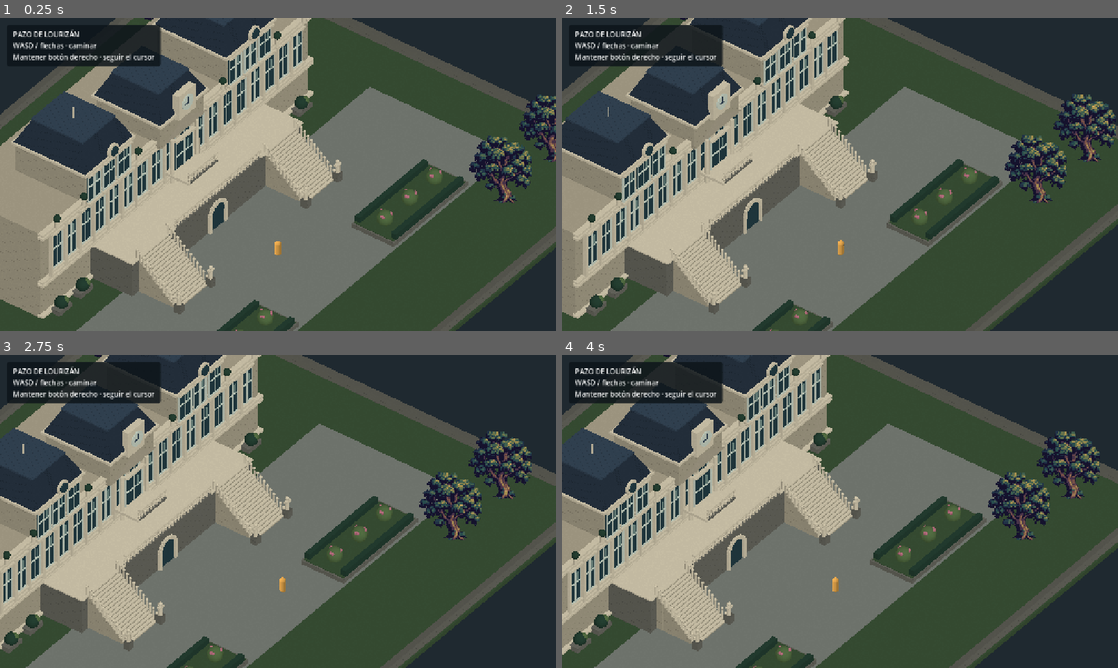
Above: before the commit, frames 1-4 (two rows, left to right).
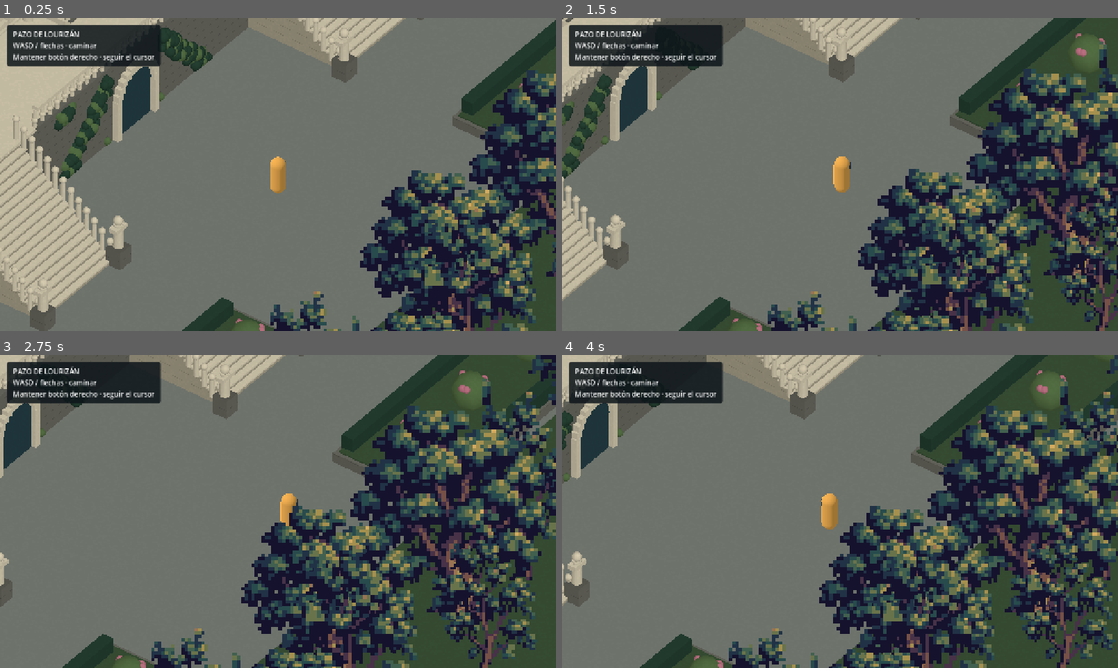
Above: after the commit, the same moments.

Repository: Riquinos-Soft/le-josss-dreamscape
Game: Godot game, scene res://world/locations/lourizan_preview.tscn
Same seed, same stepped clock (60 frames per second), same inputs: the game is played once before the commit and once after it. This scene is started directly instead of the project's main scene.
Inputs (mouse positions are in pixels of both pictures, inside the frame that each line leads up to):
- Up to frame 1 (0.25 s): no input
- Up to frame 2 (1.5 s): tap Enter at 0.5 s; move the mouse to (962, 158) at 0.52 s; hold D (move_right) 0.53-1.25 s; tap E at 0.6 s; click (962, 158) at 0.67 s; drag from (728, 190) to (812, 237) at 1.27 s
- Up to frame 3 (2.75 s): move the mouse to (333, 442) at 2.02 s; hold D (move_right) from 2.03 s (still down); tap P at 2.1 s
- Up to frame 4 (4 s): release D (move_right) at 2.75 s; drag from (812, 574) to (673, 464) at 2.77 s; move the mouse to (1006, 558) at 3.52 s; hold A (move_left) from 3.53 s (still down); tap Q at 3.6 s

The runs differ from the first frame. In frame 1, 70% of the frame differs, in the area x 0-100%, y 0-100%; in frame 2, 72%; in frame 3, 74%; in frame 4, 73%.

Commit message:
fix: stabilize place cameras and enrich Lourizan gardens

Diff:
--- a/game/player/camera_rig.gd
+++ b/game/player/camera_rig.gd
@@ -1,5 +1,7 @@
 extends Node3D
 ## Fixed heading and elevation; only the follow position changes.
+
+const ORTHOGRAPHIC_EYE_DISTANCE := 60.0
 
 @export var target: Node3D
 @export var focus_height := 0.9
@@ -9,6 +11,7 @@
 var clear_fraction: float = 1.0
 var displayed_fraction: float = 1.0
 var base_orthographic_size: float = 0.0
+var clearance_hold := 0.0
 
 
 func _ready() -> void:
@@ -24,6 +27,11 @@
 	clear_fraction = 1.0
 	displayed_fraction = 1.0
 	$Camera.position = camera_offset
+	if $Camera.projection == Camera3D.PROJECTION_ORTHOGONAL:
+		$Camera.position = camera_offset.normalized() * ORTHOGRAPHIC_EYE_DISTANCE
+		$Camera.far = 200.0
+	clearance_hold = 0.0
+	$Camera.look_at(global_position)
 	$Camera.size = base_orthographic_size
 	reset_physics_interpolation()
 
@@ -36,24 +44,32 @@
 	var desired_fraction := clear_fraction if avoid_world_geometry else 1.0
 	var response := 16.0 if desired_fraction < displayed_fraction else 4.0
 	displayed_fraction = lerpf(displayed_fraction, desired_fraction, 1.0 - exp(-response * delta))
-	var head := target.global_position + Vector3.UP * 0.9
-	$Camera.position = (
-		camera_offset * displayed_fraction + (head - global_position) * (1.0 - displayed_fraction)
-	)
-	$Camera.look_at(global_position.lerp(head, 1.0 - displayed_fraction))
+	# In orthographic projection, dollying changes clipping, not apparent scale.
+	# Keep the eye behind the scene and change only size; retain a fixed heading.
 	if $Camera.projection == Camera3D.PROJECTION_ORTHOGONAL:
+		$Camera.position = camera_offset.normalized() * ORTHOGRAPHIC_EYE_DISTANCE
 		$Camera.size = base_orthographic_size * lerpf(0.72, 1.0, displayed_fraction)
+	else:
+		$Camera.position = camera_offset * displayed_fraction
 
 
-func _physics_process(_delta: float) -> void:
+func _physics_process(delta: float) -> void:
 	if not avoid_world_geometry:
 		return
 	var head := target.global_position + Vector3.UP * 0.9
 	var desired_eye := global_position + camera_offset
 	var query := PhysicsRayQueryParameters3D.create(head, desired_eye, 1)
 	var hit := get_world_3d().direct_space_state.intersect_ray(query)
-	clear_fraction = 1.0
+	var next_fraction := 1.0
 	if not hit.is_empty():
-		clear_fraction = clampf(
+		next_fraction = clampf(
 			(head.distance_to(hit.position) - 0.35) / head.distance_to(desired_eye), 0.08, 1.0
 		)
+
+	if next_fraction <= clear_fraction:
+		clear_fraction = next_fraction
+		clearance_hold = 0.18
+	else:
+		clearance_hold = maxf(0.0, clearance_hold - delta)
+		if clearance_hold == 0.0:
+			clear_fraction = next_fraction
--- a/game/tests/test_camera_clearance.gd
+++ b/game/tests/test_camera_clearance.gd
@@ -31,14 +31,24 @@
 	await frames(35)
 	check(rig.clear_fraction < 0.8, "wall blocks the desired camera path")
 	check(camera.size < 13.0, "orthographic camera moves visibly closer")
-	check(camera.position.length() < rig.camera_offset.length(), "camera clears wall")
+	check(camera.position.length() > 50.0, "orthographic near plane stays behind the scene")
+	var stable_rotation := camera.global_basis
+	var stable_eye := camera.position
+	wall.position = scene.get_node("Player").position + Vector3(0.7, 1.8, 1.0)
+	await frames(40)
+	check(camera.position.is_equal_approx(stable_eye), "close wall cannot cut through the viewport")
+	check(camera.global_basis.is_equal_approx(stable_rotation), "close wall preserves heading")
+	check(camera.size >= 13.5 * 0.72, "zoom has a bounded minimum")
+	var blocked_fraction: float = rig.clear_fraction
 	wall.queue_free()
+	await frames(5)
+	check(rig.clear_fraction == blocked_fraction, "brief corner gaps do not pulse the zoom")
 	await frames(90)
 	check(rig.clear_fraction == 1.0, "camera ray clears after wall removal")
 	check(camera.size > 13.4, "camera eases back to original framing")
 	rig.snap_to_target()
 	check(camera.size == 13.5, "travel or respawn resets camera framing")
-	print("Camera clearance: 6 checks, %d failures" % failures)
+	print("Camera clearance: 10 checks, %d failures" % failures)
 	quit(0 if failures == 0 else 1)
 
 
--- a/game/tests/test_location_travel.gd
+++ b/game/tests/test_location_travel.gd
@@ -81,6 +81,14 @@
 		if cycle == 0:
 			await capture("lourizan-pixel-pass")
 		check(session.current_id == &"lourizan", "Lourizán active")
+		check(
+			session.get_node("Street/CameraRig").base_orthographic_size == 13.5,
+			"Pazo uses the same maximum zoom as the street"
+		)
+		check(
+			session.get_node("Street/CameraRig").focus_height == 0.9,
+			"travel keeps camera focused on the player"
+		)
 		check(player.get_instance_id() == original_player, "player identity retained")
 		check(player.is_on_floor(), "Lourizán arrival grounded")
 		check(not session.get_node("Street/Walkway").visible, "street world hidden")
--- a/game/tests/test_lourizan_exterior.gd
+++ b/game/tests/test_lourizan_exterior.gd
@@ -13,7 +13,7 @@
 	check(scene.has_node("Architecture"), "authored palace replaces the scan")
 	check(not scene.has_node("CapturedExterior"), "raw scan is not rendered or collided")
 	check(
-		scene.get_node("Architecture").get_child_count() < 45,
+		scene.get_node("Architecture").get_child_count() < 80,
 		"architecture batches keep node count bounded"
 	)
 	await capture("lourizan-start")
--- a/game/world/dreamscape.gd
+++ b/game/world/dreamscape.gd
@@ -195,11 +195,9 @@
 	player.prevent_ledge_fall = destination != &"street"
 	player.step_height = 0.25 if destination != &"street" else 0.0
 	player.reset_physics_interpolation()
-	camera_rig.base_orthographic_size = 32.0 if destination == &"lourizan" else 13.5
-	camera_rig.focus_height = 10.5 if destination == &"lourizan" else 0.9
-	street.get_node("PixelPass/Screen").material.set_shader_parameter(
-		"world_pixel_height", 360.0 if destination == &"lourizan" else 180.0
-	)
+	camera_rig.base_orthographic_size = 13.5
+	camera_rig.focus_height = 0.9
+	street.get_node("PixelPass/Screen").material.set_shader_parameter("world_pixel_height", 180.0)
 	camera_rig.avoid_world_geometry = true
 	camera_rig.snap_to_target()
 	watch_exit(street if destination == &"street" else incoming)
--- a/game/world/lourizan_exterior.gd
+++ b/game/world/lourizan_exterior.gd
@@ -44,9 +44,9 @@
 			get_node(marker).position *= place_scale
 	if has_node("Player"):
 		$Player.spawn_transform = $Player.transform
-		$CameraRig.base_orthographic_size = 32.0
+		$CameraRig.base_orthographic_size = 13.5
 		$CameraRig/Camera.projection = Camera3D.PROJECTION_ORTHOGONAL
-		$CameraRig.focus_height = 10.5
+		$CameraRig.focus_height = 0.9
 		$CameraRig.snap_to_target()
 
 
@@ -279,9 +279,25 @@
 					0.15,
 					bloom
 				)
-	for z in [-24.0, -17.0, 17.0, 24.0]:
-		for x in [19.0, -15.5]:
-			add_tree(Vector3(x, 0, z), 0 if z < 0 else 1)
+	# Layer mature woodland around the forecourt, leaving stair and travel routes open.
+	for i in 18:
+		var z := -26.0 + i * 3.0
+		add_tree(Vector3(20.5 + sin(i * 2.3) * 2.2, 0, z), i % 2, 1.0 + (i % 3) * 0.16)
+	for i in 10:
+		add_tree(Vector3(-17.5, 0, -25.0 + i * 5.3), i % 2, 1.35)
+	for z in [-25.0, 25.0]:
+		for x in [-9.0, -2.0, 7.0, 14.0]:
+			add_tree(Vector3(x, 0, z), 1, 1.15)
+	# Photographed climbing greenery softens the stone beside the central arch.
+	for side in [-1.0, 1.0]:
+		for i in 90:
+			var z: float = side * (1.6 + fmod(i * 0.618, 1.0) * 2.9)
+			var y := 0.25 + fmod(i * 0.379, 1.0) * 3.1
+			orb(
+				Vector3(1.54 + sin(i * 1.7) * 0.09, y, z),
+				0.16 + (i % 4) * 0.035,
+				leaf if i % 3 == 0 else green
+			)
 	# Low physical perimeter makes the modeled boundary unambiguous.
 	for z in [-28.5, 28.5]:
 		box(Vector3(2, 0.4, z), Vector3(48, 0.8, 0.6), shadow, true)
@@ -289,11 +305,11 @@
 		box(Vector3(x, 0.4, 0), Vector3(0.6, 0.8, 58), shadow, true)
 
 
-func add_tree(position: Vector3, variant: int) -> void:
+func add_tree(position: Vector3, variant: int, size_factor := 1.0) -> void:
 	var visual := MeshInstance3D.new()
 	var quad := QuadMesh.new()
-	quad.size = Vector2(8, 8)
-	quad.center_offset = Vector3.UP * 3.5
+	quad.size = Vector2(8, 8) * size_factor
+	quad.center_offset = Vector3.UP * 3.5 * size_factor
 	visual.mesh = quad
 	visual.position = position
 	var material := ShaderMaterial.new()
@@ -302,6 +318,7 @@
 		"art_texture", preload("res://assets/art/vegetation/plant_jacobo_woodland_v01.png")
 	)
 	material.set_shader_parameter("face_camera", true)
+	material.set_shader_parameter("wall_fade", false)
 	material.set_shader_parameter("atlas_scale", Vector2(0.5, 0.5))
 	material.set_shader_parameter("atlas_offset", Vector2(variant * 0.5, 0))
 	visual.material_override = material
Not shown, changed: game/world/street_wall_fade.gdshaderinc
Not shown, changed: docs/development.md
Not shown, changed: docs/specs/010-camera-scale-and-lourizan-art.md
